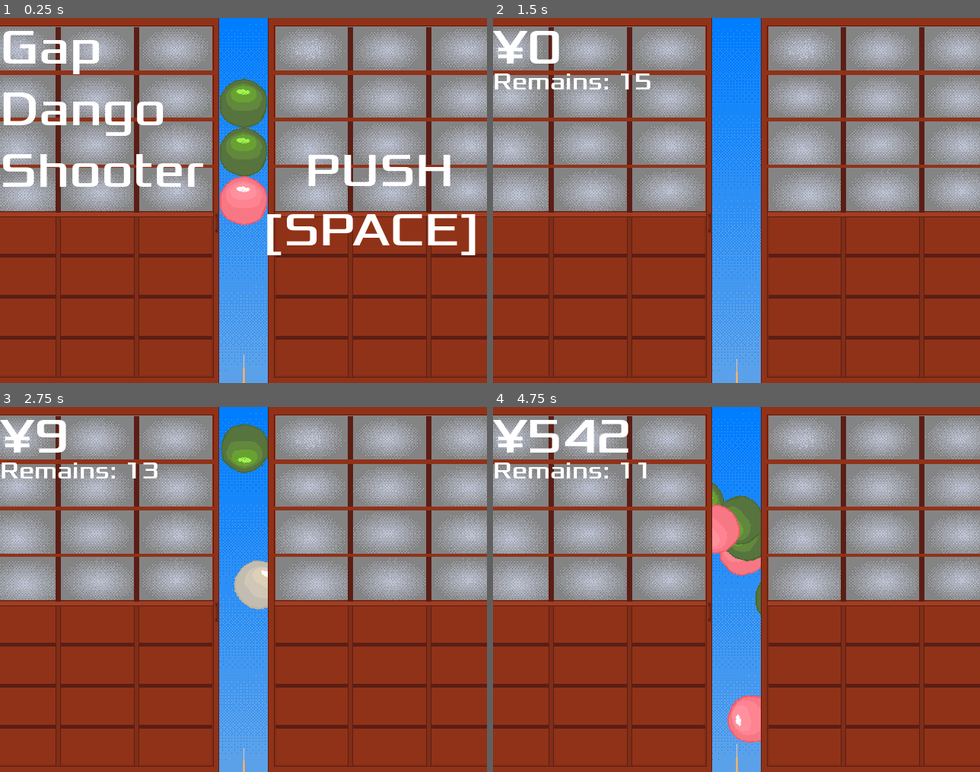
Above: before the commit, frames 1-4 (two rows, left to right).
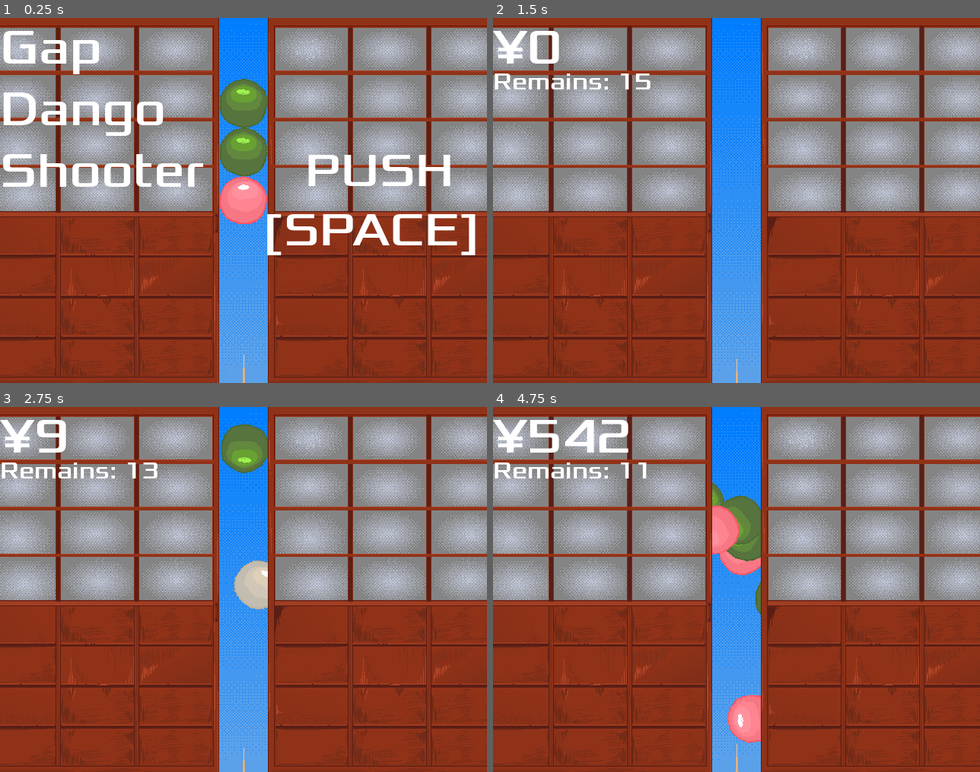
Above: after the commit, the same moments.

Repository: zundouz/ldjam54_odango
Game: Godot game, scene res://main.tscn
The game is run twice, just before and just after one commit, with the same random seed, the same clock (stepped at 60 frames per second) and the same inputs.
Inputs (mouse positions are in pixels of both pictures, inside the frame that each line leads up to):
- Up to frame 1 (0.25 s): no input
- Up to frame 2 (1.5 s): tap Space (space) at 0.5 s; move the mouse to (843, 182) at 0.52 s; hold Up (move_up) 0.53-1.28 s; tap Enter (enter) at 0.6 s; move the mouse to (639, 218) at 1.27 s; click (639, 218) at 1.35 s
- Up to frame 3 (2.75 s): tap Space (space) at 2, 2.1 s; move the mouse to (292, 509) at 2.02 s; hold Up (move_up) from 2.03 s (still down)
- Up to frame 4 (4.75 s): move the mouse to (712, 662) at 2.77 s; tap W (w_key) at 2.85 s; move the mouse to (882, 644) at 3.52 s; release Up (move_up) at 3.53 s; tap Enter (enter) at 3.6 s; move the mouse to (590, 534) at 4.27 s; click (590, 534) at 4.35 s

The runs differ from the first frame. In frame 1, 4.2% of the frame differs, in the area x 0-100%, y 2-100%; in frame 2, 4.3%; in frame 3, 4.3%; in frame 4, 4.5%.

Commit message:
asset: 障子はこれで終わりということで

Diff:
--- a/odango.tscn
+++ b/odango.tscn
@@ -38,10 +38,10 @@
 }, {
 "frames": [{
 "duration": 1.0,
-"texture": ExtResource("6_yhe7a")
+"texture": ExtResource("7_h1b33")
 }, {
 "duration": 1.0,
-"texture": ExtResource("7_h1b33")
+"texture": ExtResource("6_yhe7a")
 }],
 "loop": true,
 "name": &"red",
@@ -69,7 +69,7 @@
 
 [node name="AnimatedSprite2D" type="AnimatedSprite2D" parent="."]
 sprite_frames = SubResource("SpriteFrames_s00ll")
-animation = &"bonus"
+animation = &"white"
 
 [node name="CollisionShape2D" type="CollisionShape2D" parent="."]
 shape = SubResource("CircleShape2D_qjb0r")
Binary file changed: textures/bg_shouji.png
